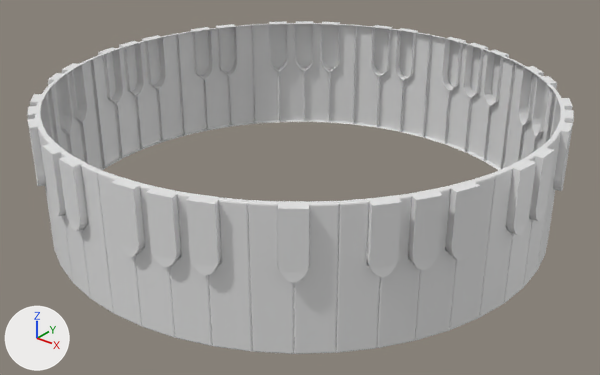
What one commit did to the Blender file working blend files/landing_cylinder.blend.
One viewpoint serves both versions: a camera (50 mm lens) standing at (3.14, -3.93, 28.94) and looking at (0.07, -0.09, 26.56). The lights are fixed; the arrows at lower left show +X, +Y and +Z. The older version comes first. The same objects are shown in both versions, whatever each file hides.
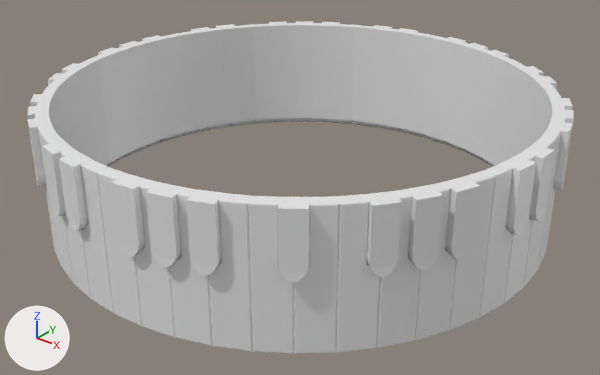
Pixel boxes [x1, y1, x2, y2] of what changed, in the pictures (600 x 375 px):
part 1 of me_cylinder_021, added
    after: [40, 24, 561, 202]

The edits, one by one:
me_cylinder_021 is used by ob_cylinder_006; location (0.0, 0.0, 27.288); scale (0.932, 0.932, 0.956).
me_cylinder_021 had 2878 vertices, 2628 faces and spanned x -1.79..1.79, y -1.78..1.78, z -0.97..-0.09.
me_cylinder_021 now has 3042 vertices, 2792 faces and spans x -1.79..1.79, y -1.78..1.78, z -0.97..-0.09.
Part 1, on me_cylinder_021:
91 vertices are added at x -1.65..1.65, y -1.66..1.66, z -0.92..-0.09.
8 new vertices lie (0.0, 0.0, -0.83) away from vertices in x 0.14..1.47, y 0.76..1.65, z -0.09.
8 new vertices lie (0.0, 0.0, -0.83) away from vertices in x -1.12..-0.14, y 1.22..1.65, z -0.09.
8 new vertices lie (0.0, 0.0, -0.83) away from vertices in x -1.47..-1.22, y -1.12..1.12, z -0.09.
8 new vertices lie (0.0, 0.0, -0.83) away from vertices in x -1.12..-0.14, y -1.65..-1.22, z -0.09.
6 new vertices lie (0.0, 0.0, -0.83) away from vertices in x 1.36..1.65, y -0.95..-0.14, z -0.09.
6 new vertices lie (0.0, 0.0, -0.83) away from vertices in x 0.83..1.65, y -0.07..1.44, z -0.09.
6 new vertices lie (0.0, 0.0, -0.83) away from vertices in x -1.65..-1.6, y -0.43..0.43, z -0.09.
23 new vertices lie (0.0, 0.0, 0.83) away from vertices in x -1.65..1.62, y -1.66..1.66, z -0.92.
164 new faces join them.
